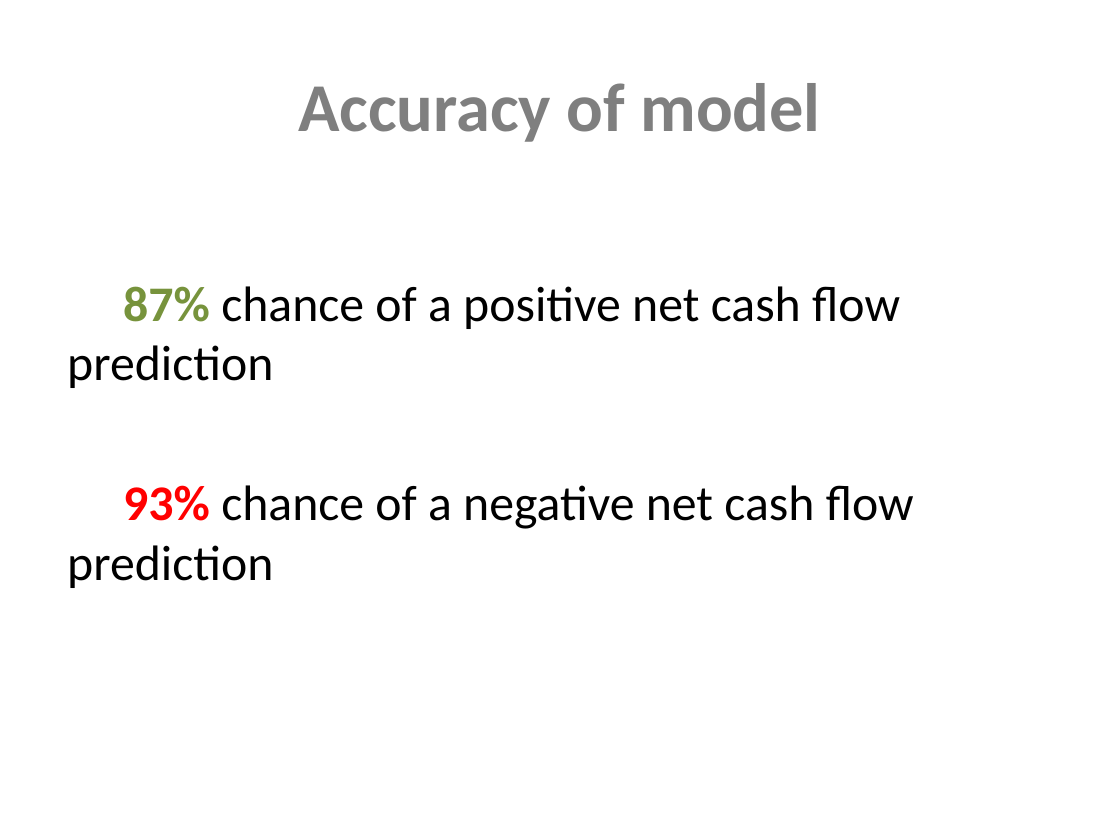
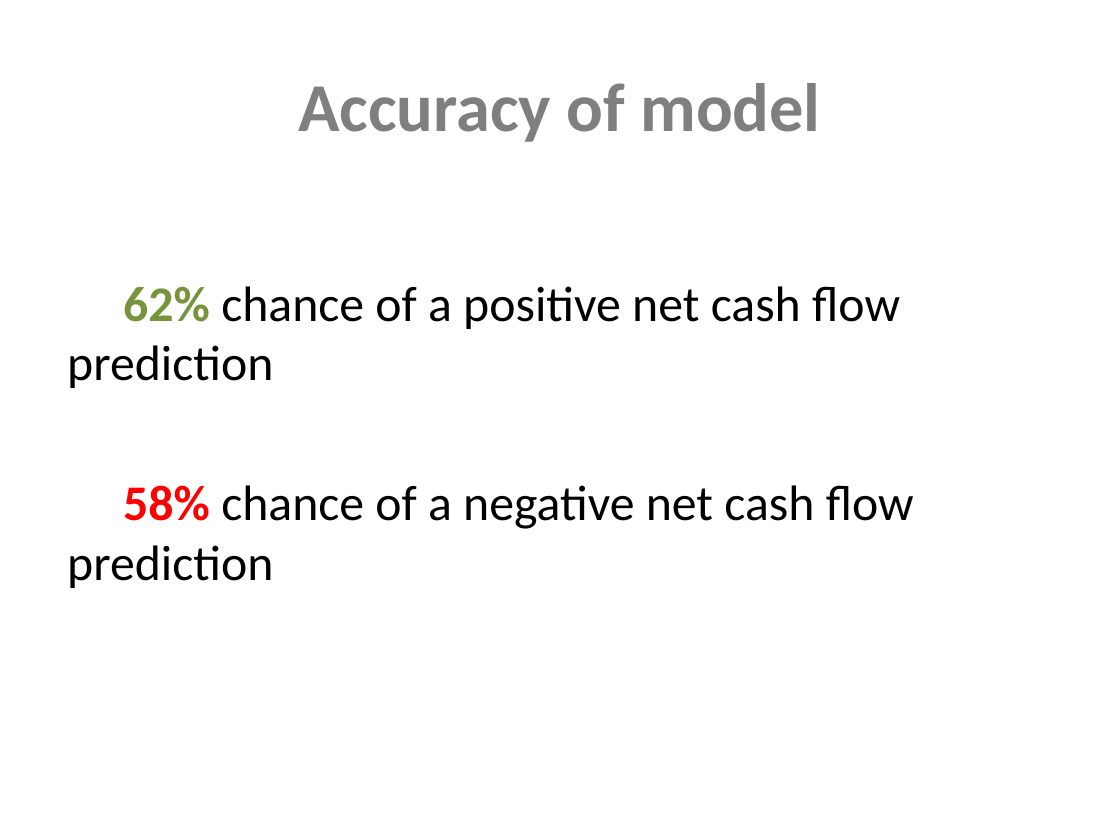
Before and after one commit to Sue-Mir/Module3_B_Project, a slide deck: slide 5 of Project3_B_NonTechnicalPresentation.pptx. Drawn at 1120x840 pixels with LibreOffice and Linux fonts; fonts in the diff are those of the drawing. Boxes give left, top, right and bottom in pixels: in the first picture for what was removed or moved away, otherwise in the second. Text is boxed around its words. In the diff, an @@ line names an element or a change of style, - is before the commit and + after.

```diff
--- a/Project3_B_NonTechnicalPresentation.pptx
+++ b/Project3_B_NonTechnicalPresentation.pptx
@@ text at <box>67,286,914,588</box>: text changed @@
-87% chance of a positive net cash flow prediction
-93% chance of a negative net cash flow prediction
+62% chance of a positive net cash flow prediction
+58% chance of a negative net cash flow prediction
```
Also in this commit, not shown: 2 other slides changed, 1 slide added, 1 slide removed, 1 other file.
